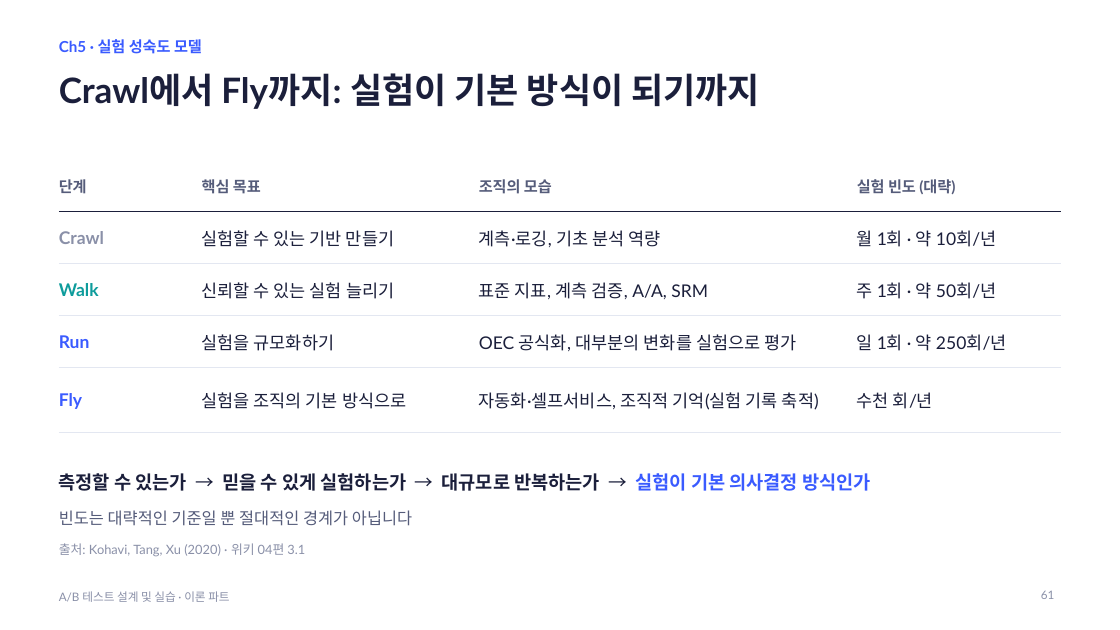
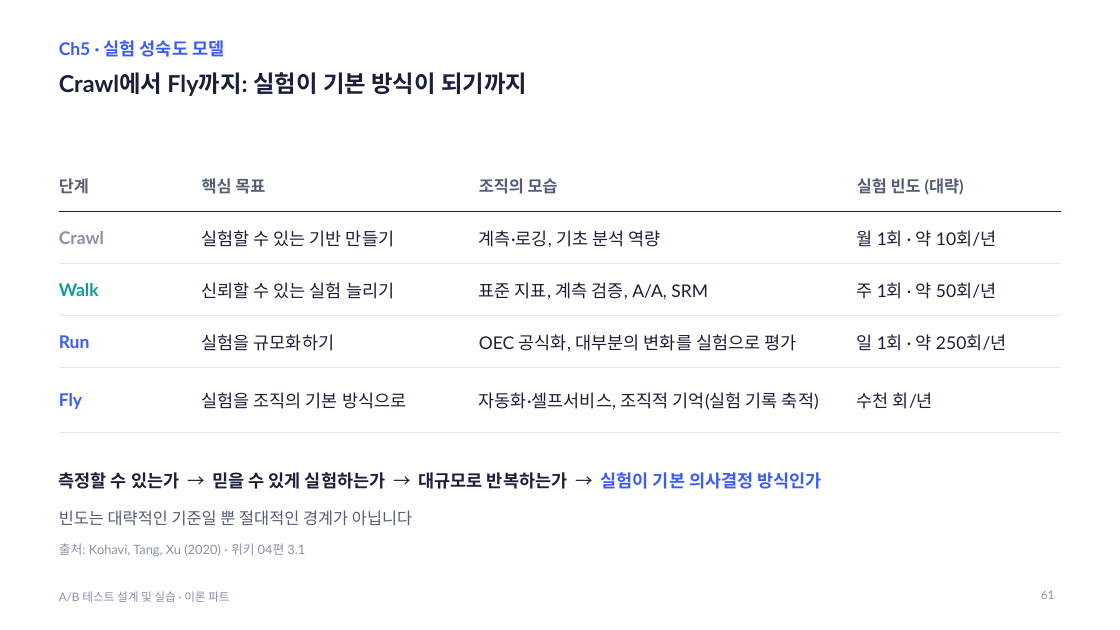
Before and after one commit to JungYeoni/quickmart-lab-rats, a slide deck: slide 61 of docs/lecture/ab-testing-theory.pptx. Drawn at 1120x630 pixels with LibreOffice and Linux fonts; fonts in the diff are those of the drawing. Boxes give left, top, right and bottom in pixels: in the first picture for what was removed or moved away, otherwise in the second. Text is boxed around its words. In the diff, an @@ line names an element or a change of style, - is before the commit and + after.

Commit message:
docs: 이론 PPT 글씨 크기 통일과 PPT 작성 규칙 추가
- 라벨 15pt, 제목·소제목 20pt, 본문 15pt 등 8단계 크기로 통일
- CLAUDE.md에 강의 PPT 작성 규칙(글씨 크기, 디자인, 수치 표기) 추가

```diff
--- a/docs/lecture/ab-testing-theory.pptx
+++ b/docs/lecture/ab-testing-theory.pptx
@@ text "Ch5 · 실험 성숙도 모델" at (59, 40, 224, 57): size 13 to 15 pt @@
@@ title "Crawl에서 Fly까지: 실험이 기본 방식이 ..." at (59, 72, 527, 96): size 30 to 20 pt @@
@@ table at (59, 160, 1061, 414) @@
@@ size 13 to 14 pt in "단계", "핵심 목표", "조직의 모습", "실험 빈도 (대략)" @@
@@ text "측정할 수 있는가 → 믿을 ..." at (59, 472, 821, 489): size 16 to 15 pt @@
```
Also in this commit, not shown: 59 other slides changed, 1 other file.
